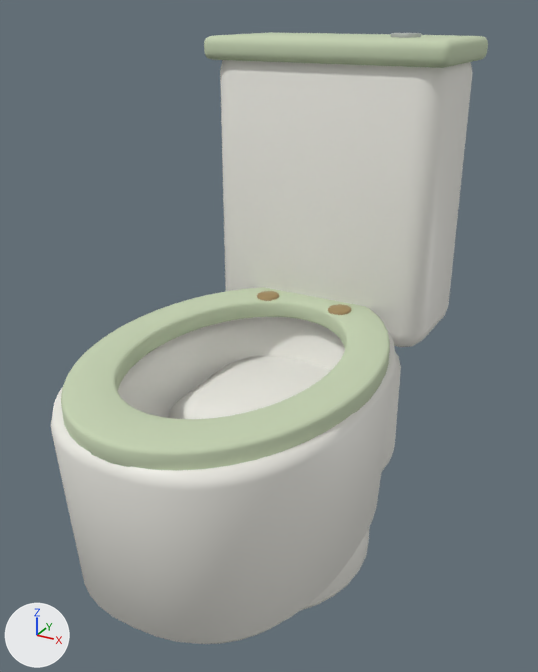
One commit to the glTF model public/models/furniture/two-piece-toilet.glb: the scene before it, then after it.
The view is the same before and after, from a camera (50 mm lens) standing at (0.491, -0.883, 0.843) and looking at (0.005, 0.001, 0.401). Every picture has the same lights, and +X, +Y and +Z are marked at lower left. The picture after the commit comes second. Vertices at exactly the same position are counted once.

The first picture shows 'two-piece-toilet'.
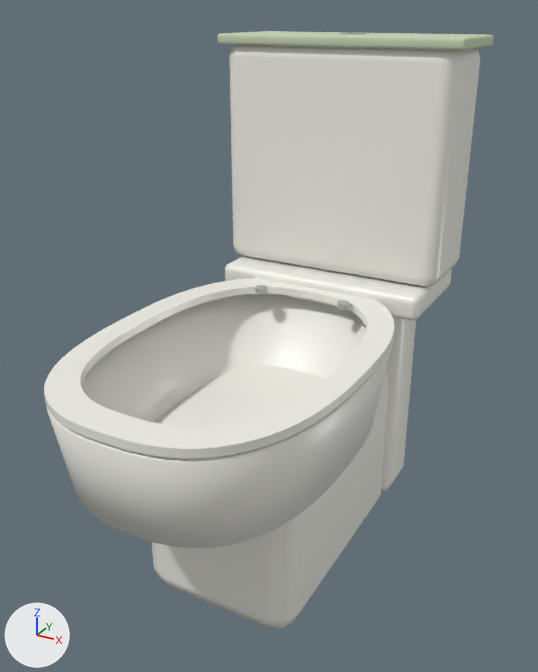
What changed in the scene script:
```text
Add mat_clear_glass:
    mat_clear_glass = principled_material('clear-glass')
    mat_clear_glass.base_color = (0.57, 0.75, 0.78)  # pale blue #c7e1e5
    mat_clear_glass.roughness = 0.12
    mat_clear_glass.alpha = 0.18
Change me_cone_136:
    used by ob_two_piece_toilet; location = (0.0, 0.0, 0.0)
    remove me_cone_136.from_pydata(...)  # 1860 vertices, 3672 faces; spans x -0.2..0.2, y -0.36..0.36, z 0.0..0.81
    add me_cone_136.from_pydata(...)  # 1184 vertices, 2320 faces; spans x -0.2..0.2, y -0.36..0.36, z 0.0..0.81
    me_cone_136 part 1: a new loose piece, a 32-sided cylinder along z spanning x -0.02..0.02, y 0.2596..0.2993, z 0.8063..0.8093, in mat_brushed_steel (grey #b9bdb9)
    me_cone_136 part 2: a new loose piece, a 32-sided cylinder along z spanning x -0.083..-0.063, y 0.1059..0.1258, z 0.4193..0.4273, in mat_brushed_steel (grey #b9bdb9)
    me_cone_136 part 3: a new loose piece, a 32-sided cylinder along z spanning x 0.063..0.083, y 0.1059..0.1258, z 0.4193..0.4273, in mat_brushed_steel (grey #b9bdb9)
    me_cone_136 part 4: the loose piece of 576 vertices spanning x -0.198..0.198, y -0.357..0.196, z 0.382..0.41 is rebuilt with 256 vertices and now spans x -0.191..0.191, y -0.36..0.187, z 0.411..0.423, in mat_warm_porcelain (white #f1f0e9)
    me_cone_136 part 5: the loose piece of 384 vertices spanning x -0.2..0.2, y -0.36..0.198, z 0.099..0.388 is rebuilt with 336 vertices and now spans x -0.191..0.191, y -0.36..0.187, z 0.252..0.408
    me_cone_136 part 6: the loose piece of 192 vertices spanning x -0.16..0.16, y -0.152..0.198, z 0.0..0.119 is rebuilt with 56 vertices and now spans x -0.128..0.128, y -0.168..0.233, z 0.0..0.301
    me_cone_136 part 7: the loose piece of 96 vertices spanning x -0.185..0.185, y 0.157..0.349, z 0.34..0.787 is rebuilt with 56 vertices and now spans x -0.189..0.189, y 0.203..0.356, z 0.435..0.794
    me_cone_136 part 8: the loose piece of 96 vertices spanning x -0.195..0.195, y 0.146..0.36, z 0.77..0.805 is rebuilt with 56 vertices and now spans x -0.2..0.2, y 0.199..0.36, z 0.791..0.807
    me_cone_136 part 9: a new loose piece of 56 vertices spanning x -0.126..0.126, y 0.239..0.35, z 0.0..0.402, in mat_warm_porcelain (white #f1f0e9)
    me_cone_136 part 10: a new loose piece of 56 vertices spanning x -0.176..0.176, y 0.161..0.354, z 0.395..0.437, in mat_warm_porcelain (white #f1f0e9)
    me_cone_136 part 11: 8 loose pieces with 516 vertices, spanning x -0.13..0.13, y -0.114..0.292, z 0.06..0.81, are deleted
    other edits to the shape of me_cone_136 do not show in these pictures
    add me_cone_136.materials.append(mat_clear_glass)  # pale blue #c7e1e5
```

Where the change shows, as pixel boxes (x1, y1, x2, y2) in the pictures (538 x 672 px):
'two-piece-toilet', reshaped: before (51, 32, 488, 644); after (44, 31, 494, 629)
part 1 of me_cone_136, added: after (340, 32, 366, 34)
part 2 of me_cone_136, added: after (255, 285, 267, 294)
part 3 of me_cone_136, added: after (337, 300, 350, 310)
part 4 of me_cone_136, rebuilt (6% wider): before (61, 287, 390, 471); after (44, 278, 394, 459)
part 5 of me_cone_136, rebuilt (22% shorter): before (51, 317, 397, 644); after (46, 294, 394, 548)
part 6 of me_cone_136, rebuilt: before (300, 527, 370, 611); after (152, 364, 388, 629)
part 7 of me_cone_136, rebuilt (16% shorter): before (220, 60, 473, 347); after (230, 45, 480, 287)
part 8 of me_cone_136, rebuilt (46% shorter): before (204, 32, 488, 68); after (217, 31, 494, 50)
part 9 of me_cone_136, added: after (381, 317, 416, 491)
part 10 of me_cone_136, added: after (225, 256, 452, 321)
part 11 of me_cone_136, deleted: before (168, 33, 422, 471)
